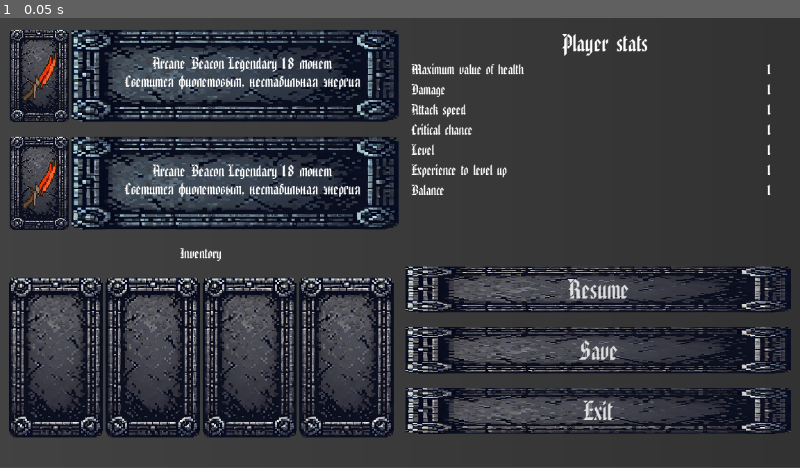
Above: before the commit, frame 1.
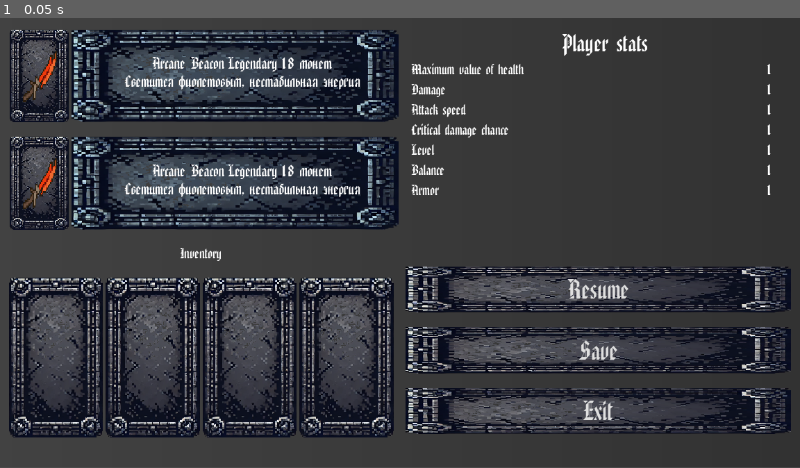
Above: after the commit, the same moment.

Repository: hucketa/Diplome
Game: Godot game, scene res://src/shop/shop2.tscn
The game is run twice, just before and just after one commit, with the same random seed, the same clock (stepped at 60 frames per second) and the same inputs. This scene is started directly instead of the project's main scene.
Inputs:
- Up to frame 1 (0.05 s): no input

The runs differ from the first frame. In frame 1, 0.3% of the frame differs, in the area x 51-64%, y 23-40%.
Error in both runs: Cannot call method 'get_node' on a null value. (res://src/shop/shop.gd:23)

Commit message:
Мелкие фиксы

Diff:
--- a/src/Weapons/Data/FlamingSword.tres
+++ b/src/Weapons/Data/FlamingSword.tres
@@ -15,6 +15,6 @@
 color = Color(0, 0, 0, 1)
 icon = ExtResource("1_3cmeo")
 weapon_scene = ExtResource("3_jlone")
-rarity = "COMMON"
+rarity = "RARE"
 weapon_type = "MELLE"
 sprite_frames = ExtResource("3_doo53")
--- a/src/shop/shop.gd
+++ b/src/shop/shop.gd
@@ -327,10 +327,10 @@
 	$"VBoxContainer/BuySlots and Stats/Stats/Health/Value".text = str(player_stats.__max_health)
 	$"VBoxContainer/BuySlots and Stats/Stats/Damage/Value".text = str(player_stats.__damage)
 	$"VBoxContainer/BuySlots and Stats/Stats/AS/Value".text = str(player_stats.__attack_speed)
-	$"VBoxContainer/BuySlots and Stats/Stats/Crit_chance/Value".text = str(player_stats.__crit_chance * 100)
+	$"VBoxContainer/BuySlots and Stats/Stats/Crit_chance/Value".text = str(player_stats.__crit_chance)
 	$"VBoxContainer/BuySlots and Stats/Stats/Level/Value".text = str(player_stats.__level)
-	$"VBoxContainer/BuySlots and Stats/Stats/Experience/Value".text = str(player_stats.__experience_to_level_up)
 	$"VBoxContainer/BuySlots and Stats/Stats/Gold/Value".text = str(round(player_stats.__coins))
+	$"VBoxContainer/BuySlots and Stats/Stats/Armor/Value".text = str(player_stats.__armor)
 
 func apply_tier_color_to_slot(slot_button: Button, tier: int):
 	var tier_colors := {
--- a/src/shop/shop2.tscn
+++ b/src/shop/shop2.tscn
@@ -484,44 +484,44 @@
 theme_override_constants/separation = 35
 theme_override_styles/separator = SubResource("StyleBoxEmpty_0ud5t")
 
-[node name="Experience" type="HBoxContainer" parent="Base/VBoxContainer/BuySlots and Stats/Stats"]
-layout_mode = 2
-
-[node name="Experience" type="Label" parent="Base/VBoxContainer/BuySlots and Stats/Stats/Experience"]
-layout_mode = 2
-theme_override_fonts/font = ExtResource("4_bu623")
-theme_override_font_sizes/font_size = 18
-text = "Experience"
-
-[node name="Value" type="Label" parent="Base/VBoxContainer/BuySlots and Stats/Stats/Experience"]
+[node name="Gold" type="HBoxContainer" parent="Base/VBoxContainer/BuySlots and Stats/Stats"]
+layout_mode = 2
+
+[node name="Gold" type="Label" parent="Base/VBoxContainer/BuySlots and Stats/Stats/Gold"]
+layout_mode = 2
+theme_override_fonts/font = ExtResource("4_bu623")
+theme_override_font_sizes/font_size = 18
+text = "BALANCE"
+
+[node name="Value" type="Label" parent="Base/VBoxContainer/BuySlots and Stats/Stats/Gold"]
 layout_mode = 2
 size_flags_horizontal = 10
 theme_override_fonts/font = ExtResource("4_bu623")
 theme_override_font_sizes/font_size = 18
 text = "1"
 
-[node name="VSeparator" type="VSeparator" parent="Base/VBoxContainer/BuySlots and Stats/Stats/Experience"]
+[node name="VSeparator" type="VSeparator" parent="Base/VBoxContainer/BuySlots and Stats/Stats/Gold"]
 layout_mode = 2
 theme_override_constants/separation = 35
 theme_override_styles/separator = SubResource("StyleBoxEmpty_0ud5t")
 
-[node name="Gold" type="HBoxContainer" parent="Base/VBoxContainer/BuySlots and Stats/Stats"]
-layout_mode = 2
-
-[node name="Gold" type="Label" parent="Base/VBoxContainer/BuySlots and Stats/Stats/Gold"]
-layout_mode = 2
-theme_override_fonts/font = ExtResource("4_bu623")
-theme_override_font_sizes/font_size = 18
-text = "BALANCE"
-
-[node name="Value" type="Label" parent="Base/VBoxContainer/BuySlots and Stats/Stats/Gold"]
+[node name="Armor" type="HBoxContainer" parent="Base/VBoxContainer/BuySlots and Stats/Stats"]
+layout_mode = 2
+
+[node name="Armor" type="Label" parent="Base/VBoxContainer/BuySlots and Stats/Stats/Armor"]
+layout_mode = 2
+theme_override_fonts/font = ExtResource("4_bu623")
+theme_override_font_sizes/font_size = 18
+text = "ARMOR"
+
+[node name="Value" type="Label" parent="Base/VBoxContainer/BuySlots and Stats/Stats/Armor"]
 layout_mode = 2
 size_flags_horizontal = 10
 theme_override_fonts/font = ExtResource("4_bu623")
 theme_override_font_sizes/font_size = 18
 text = "1"
 
-[node name="VSeparator" type="VSeparator" parent="Base/VBoxContainer/BuySlots and Stats/Stats/Gold"]
+[node name="VSeparator" type="VSeparator" parent="Base/VBoxContainer/BuySlots and Stats/Stats/Armor"]
 layout_mode = 2
 theme_override_constants/separation = 35
 theme_override_styles/separator = SubResource("StyleBoxEmpty_0ud5t")
Not shown, changed: src/Utility_scripts/Locales/en.po
Not shown, changed: src/Utility_scripts/Locales/ru.po
Not shown, changed: src/Utility_scripts/Locales/ua.po
Not shown, changed: Export/DarkLifer.exe
Not shown, changed: src/Docs/Диплом.pptx
